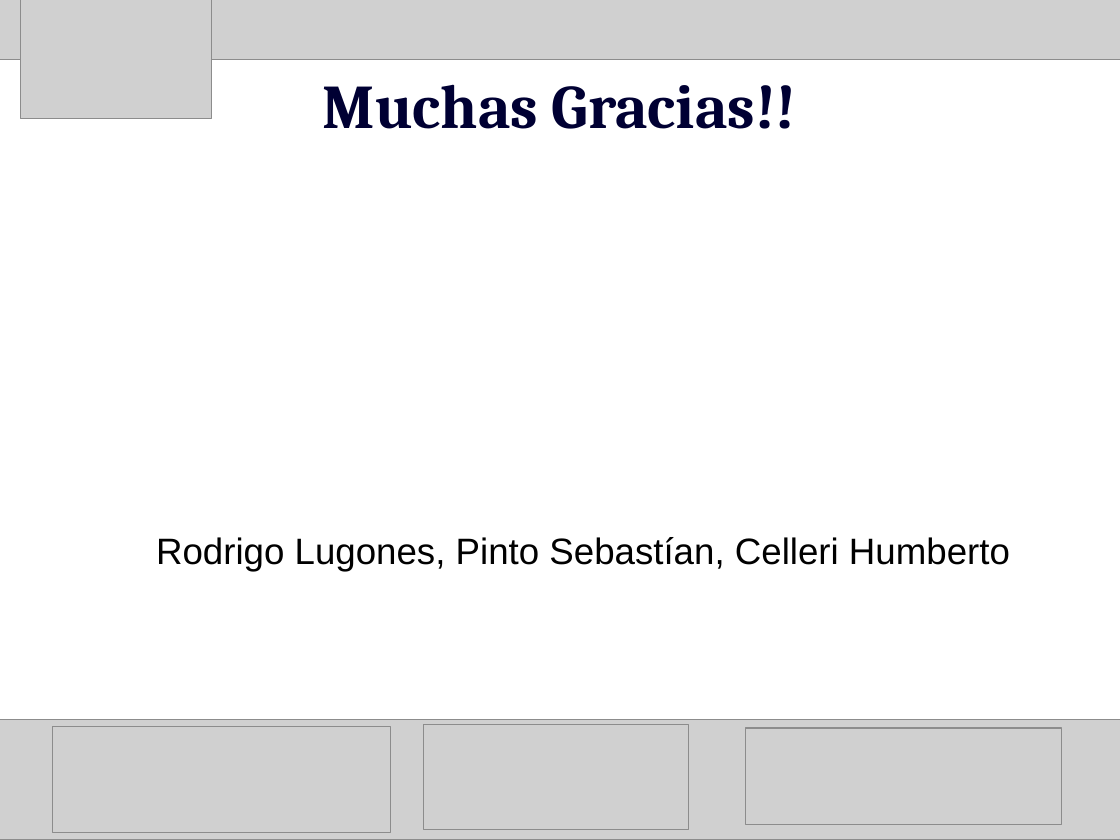
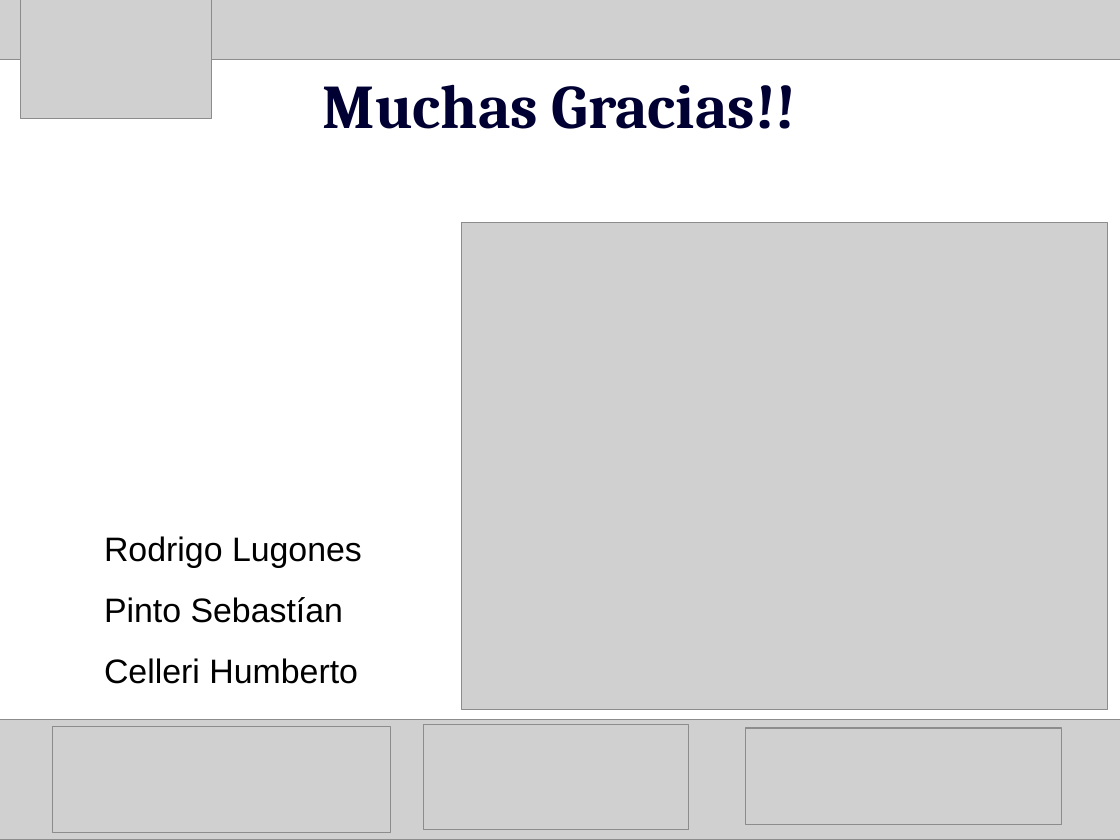
Before and after one commit to HumbertoCelleri/ljmd, a slide deck: slide 25 of presentacion/Presentacion.odp (slide 21 before the commit). Drawn at 1120x840 pixels with LibreOffice and Linux fonts; fonts in the diff are those of the drawing; grey boxes stand for pictures. Boxes give left, top, right and bottom in pixels: in the first picture for what was removed or moved away, otherwise in the second. Text is boxed around its words. In the diff, an @@ line names an element or a change of style, - is before the commit and + after.

```diff
--- a/presentacion/Presentacion.odp
+++ b/presentacion/Presentacion.odp
@@ picture added at [461,223,1108,709] @@
@@ text at [104,536,362,684]: text changed; size 26 to 24.1 pt @@
-Rodrigo Lugones, Pinto Sebastían, Celleri Humberto
+Rodrigo Lugones
+Pinto Sebastían
+Celleri Humberto
```
Also in this commit, not shown: 4 other slides changed, 6 slides added, 2 slides removed.
